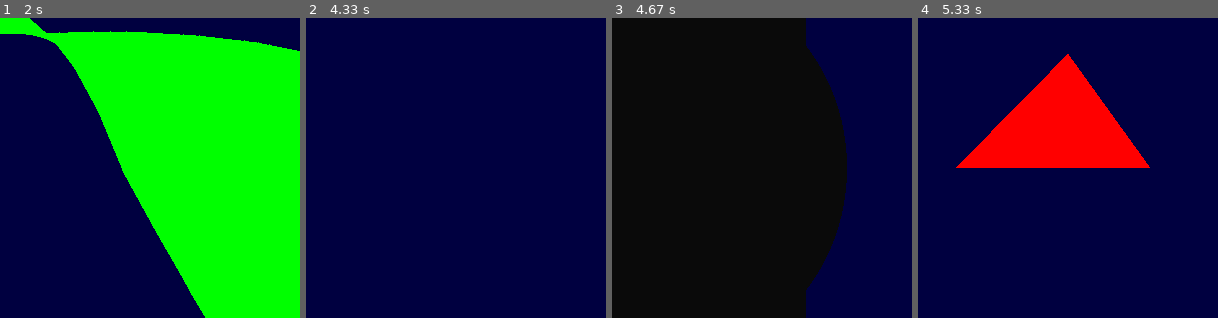
Above: before the commit, frames 1-4 (left to right).
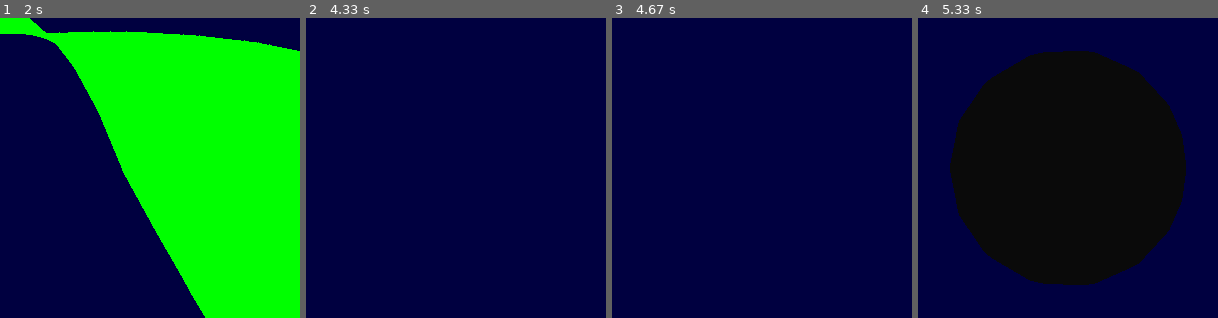
Above: after the commit, the same moments.

Repository: Distrotech/PyOpenGL
Game: pygame game, started from tests/tests.py
Same seed, same stepped clock (60 frames per second), same inputs: the game is played once before the commit and once after it. The source is Python 2; it was converted automatically to run under Python 3.
Inputs:
- Up to frame 1 (2 s): no input
- Up to frame 2 (4.33 s): no input
- Up to frame 3 (4.67 s): no input
- Up to frame 4 (5.33 s): no input

Frames 1-2 are identical in both runs. In frame 3, 72% of the frame differs, in the area x 0-79%, y 0-100%; in frame 4, 48%.

Commit message:
Trying to recreate user Gijs' problem with glDrawBuffers

Diff:
--- a/tests/tests.py
+++ b/tests/tests.py
@@ -688,7 +688,41 @@
 		try:
 			glDrawBuffers( 2, args )
 		except GLError, err:
-			assert err.err == 1282, err
+			assert err.err == GL_INVALID_OPERATION, err
+	def test_glDrawBuffers_list_valid( self ):
+		"""Test that glDrawBuffers with list argument where value is set"""
+		fbo = glGenFramebuffersEXT(1)
+		glBindFramebufferEXT(GL_FRAMEBUFFER_EXT, fbo)
+		try:
+			img1,img2 = glGenTextures(2)
+			for img in img1,img2:
+				glBindTexture( GL_TEXTURE_2D, img )
+				glTexImage2D(
+					GL_TEXTURE_2D, 0, GL_RGB8,
+					300, 300, 0, GL_RGB,
+					GL_INT,
+					None # no data transferred
+				)
+
+
+			glFramebufferTexture2DEXT(
+				GL_FRAMEBUFFER_EXT,
+				GL_COLOR_ATTACHMENT0_EXT,
+				GL_TEXTURE_2D, img1, 0
+			)
+			glFramebufferTexture2DEXT(
+				GL_FRAMEBUFFER_EXT,
+				GL_COLOR_ATTACHMENT1_EXT,
+				GL_TEXTURE_2D, img2, 0
+			)
+			drawingBuffers = [
+				GL_COLOR_ATTACHMENT0_EXT,
+				GL_COLOR_ATTACHMENT1_EXT,
+			]
+			glDrawBuffers(2, drawingBuffers )
+		finally:
+			glBindFramebufferEXT( GL_FRAMEBUFFER_EXT, 0 )
+
 	def test_enable_histogram( self ):
 		if glInitImagingARB():
 			glHistogram(GL_HISTOGRAM, 256, GL_LUMINANCE, GL_FALSE)
